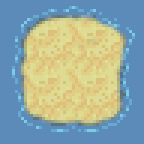
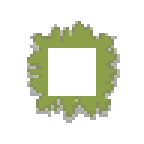
Layers edited between the first and the second 144px x 144px image:
removed layer "waterlayer" over (0, 0, 144, 144)
added layer "grassLayer" above "earthFull" over (27, 21, 120, 123)
renamed "ground" to "sandFull", hid it over (0, 0, 144, 144)
